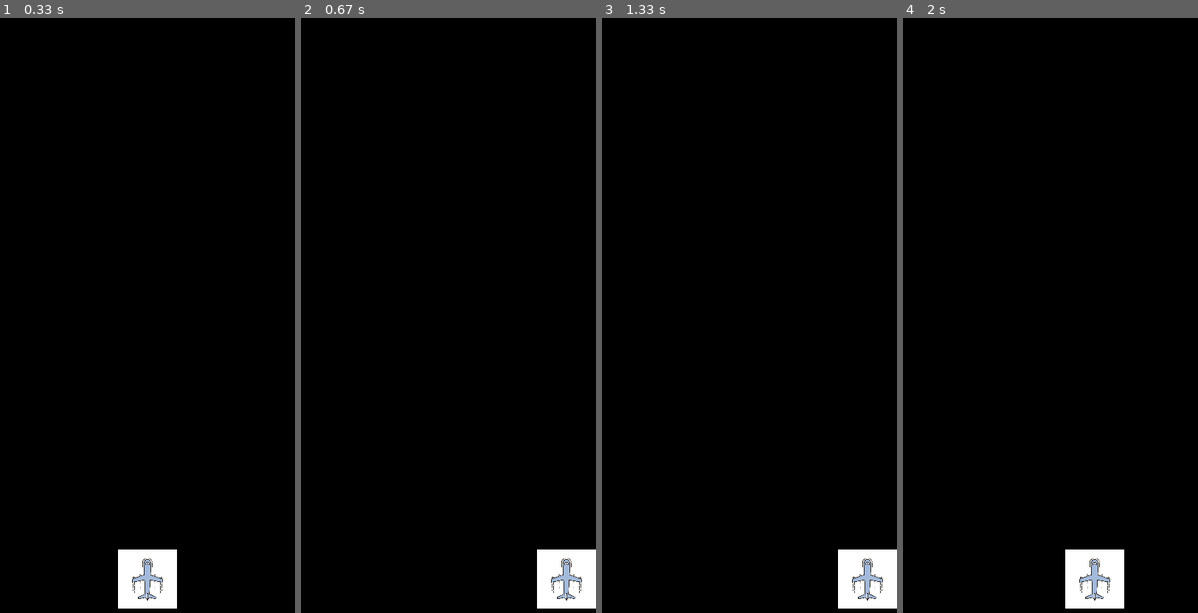
Above: before the commit, frames 1-4 (left to right).
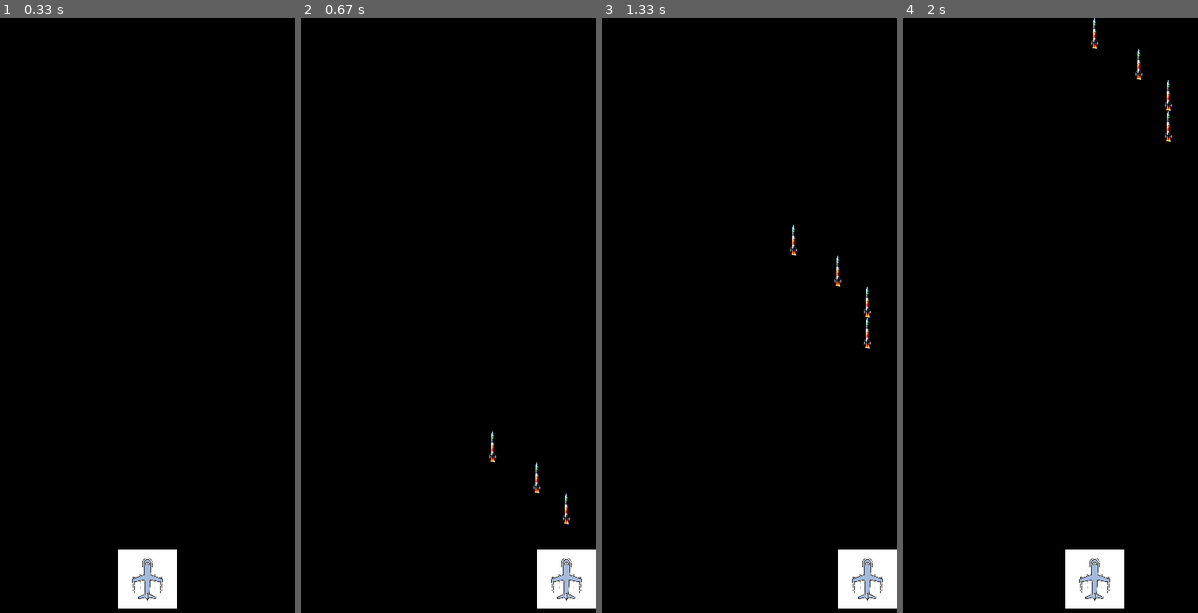
Above: after the commit, the same moments.

Repository: gykim93/KOR_IT_P_25_12
Game: pygame game, started from pygame/pygame_ex.py
The game is run twice, just before and just after one commit, with the same random seed, the same clock (stepped at 60 frames per second) and the same inputs.
Inputs:
- Up to frame 1 (0.33 s): no input
- Up to frame 2 (0.67 s): hold Space from 0.33 s (still down); hold Right from 0.33 s (still down)
- Up to frame 3 (1.33 s): release Space at 0.8 s; release Right at 0.8 s
- Up to frame 4 (2 s): hold Left from 1.83 s (still down)

Frame 1 is identical in both runs. In frame 2, 0.2% of the frame differs, in the area x 63-92%, y 69-86%; in frame 3, 0.3%, in the area x 63-92%, y 34-56%; in frame 4, 0.3%.

Commit message:
스페이스바를 누를 때 미사일 객체 생성

Diff:
--- a/pygame/pygame_ex.py
+++ b/pygame/pygame_ex.py
@@ -40,6 +40,8 @@
 k = 0
 left_move = False
 right_move = False
+space_on = False
+missile_list = []  # 미사일 객체를 저장할 리스트
 # 4.이벤트
 system_exit = 0
 while system_exit == 0:
@@ -53,11 +55,15 @@
                 left_move = True
             if event.key == pygame.K_RIGHT:  # 방향키 오른쪽
                 right_move = True
+            if event.key == pygame.K_SPACE:
+                space_on = True
         elif event.type == pygame.KEYUP:
             if event.key == pygame.K_LEFT:  # 방향키 왼쪽
                 left_move = False
             if event.key == pygame.K_RIGHT:  # 방향키 오른쪽
                 right_move = False
+            if event.key == pygame.K_SPACE:
+                space_on = False
     # 변화(입력에 따른 변화, 시간에 따른 변화)
     if left_move == True:
         hero.x -= hero.move
@@ -67,19 +73,27 @@
         hero.x += hero.move
         if hero.x >= size[0] - hero.width:
             hero.x = size[0] - hero.width
-    # 이미지의 좌, 우 이동범위를 게임 화면 좌, 우측 끝으로 제한
 
-    # 좌측으로 이동 시 제한
-    # => hero의 x좌표가 0이하가 되면 주인공 x값을 0으로 고정
+    if space_on == True and k % 6 == 0:
+        missile = Img_Object()  # 미사일 객체 생성 => 위 if문에 조건이 True일 때
+        missile.add_img("C:/Users/admin/Desktop/pyhon_25_12/pygame/missile.png")
+        missile.change_size(45, 50)
 
-    # 우측으로 이동 시 제한
-    # => hero x좌표가 게임화면 너비 - hero의 이미지 너비보다 크거나 같다
-    # => 즉, 우측 경계를 넘어가려고 한다면 hero의 x좌표를 게임화면의 너비-hero의 너비로 고정
+        # 미사일 위치 설정
+        missile.x = hero.x + hero.width / 2 - missile.width / 2
+        missile.y = hero.y - missile.height - 10
+        missile.move = 7  # 미사일 속도
+        missile_list.append(missile)  # 위에서 미리 만들어준 미사일 리스트에 append
     k += 1
+
+    for m in missile_list:
+        m.y -= m.move
 
     # 전사작업(그리기)
     screen.fill(black_color)
     hero.show_img()
+    for m in missile_list:
+        m.show_img()  # 미사일을 게임 화면에 표시
     # 업데이트
     pygame.display.flip()
 # 종료
--- /dev/null
+++ b/pygame/tempCodeRunnerFile.py
@@ -0,0 +1,2 @@
+
+    screen.fill(black_color)
Binary file added: pygame/missile.png
